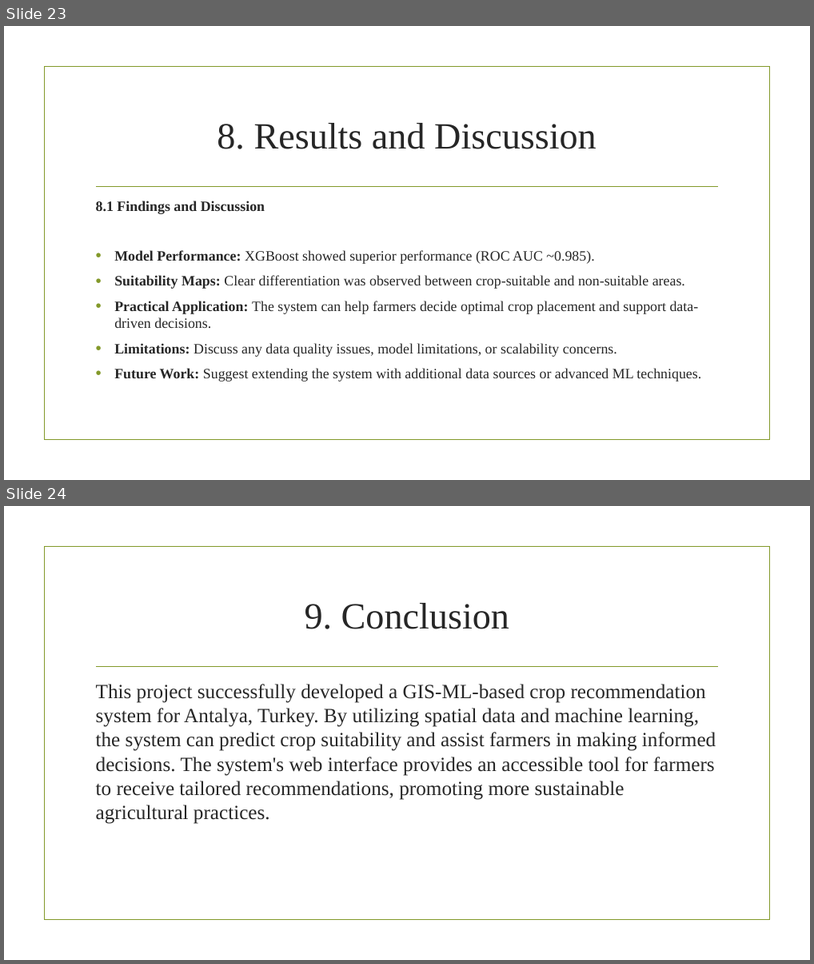
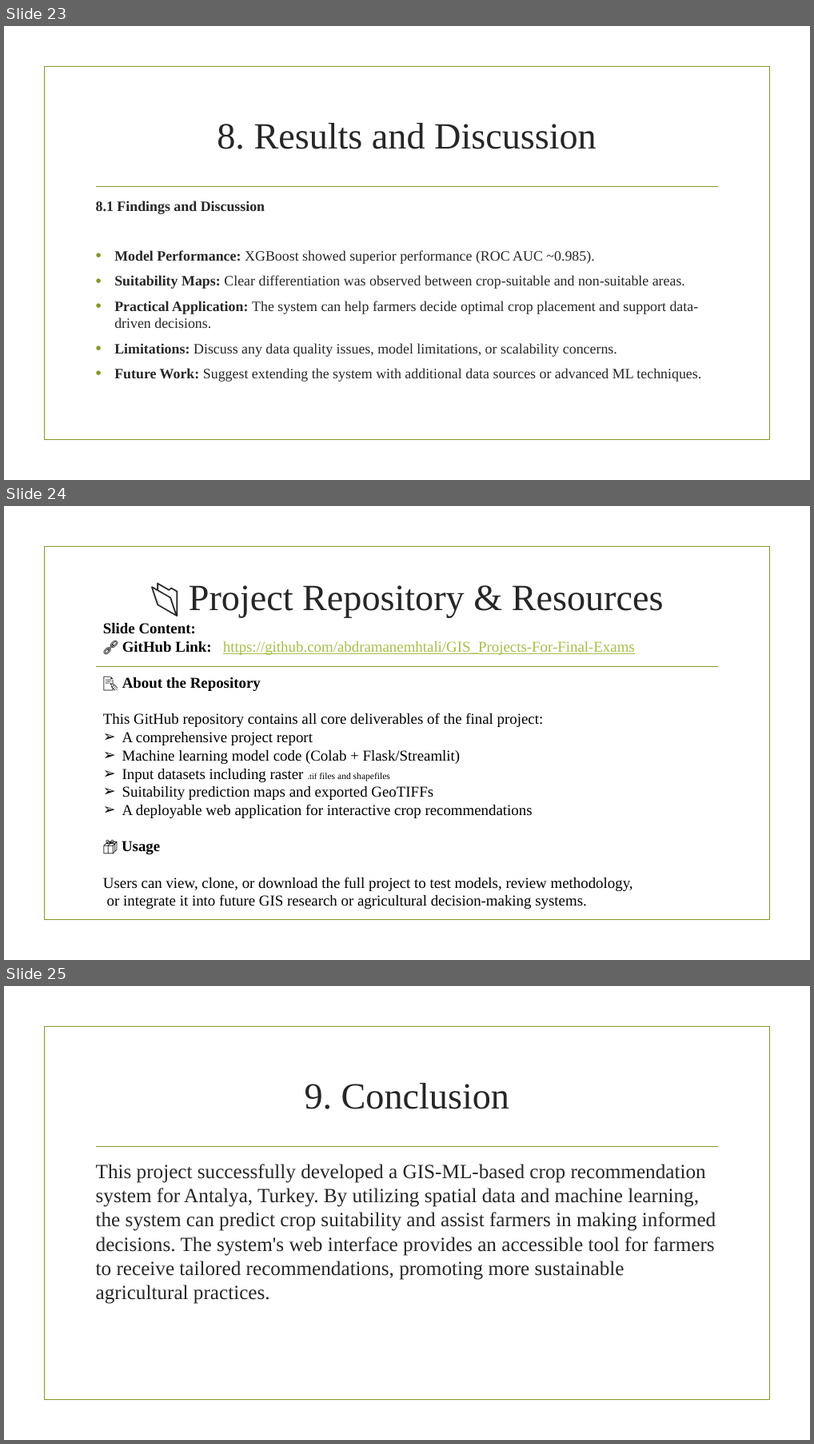
Before and after one commit to abdramanemhtali/GIS_Projects-For-Final-Exams, a slide deck: Projects For Final Exams/Final Project Report Advanced GIS-ML Based Crop Recommendation System for Sustainable.pptx. Shown one above the other, each under a label of ours: slides 23 and 24 before the commit, slides 23, 24 and 25 after it. The pictures are 814x964 and 814x1444 pixels, drawn with LibreOffice and Linux fonts; fonts in the diff are those of the drawing; background and template pictures are left out. Boxes give left, top, right and bottom in pixels: in the first picture for what was removed or moved away, otherwise in the second. Text is boxed around its words. In the diff, an @@ line names an element or a change of style, - is before the commit and + after.

Commit message:
Add final project PowerPoint presentation

```diff
--- a/Projects For Final Exams/Final Project Report Advanced GIS-ML Based Crop Recommendation System for Sustainable.pptx
+++ b/Projects For Final Exams/Final Project Report Advanced GIS-ML Based Crop Recommendation System for Sustainable.pptx
@@ slide 24 added at box(4, 506, 810, 960), background picture (left out); not listed: 2 template elements that a slide beside it also shows @@
@@ title added at box(189, 585, 664, 617), 44 pt, text #262626 @@
+📂 Project Repository & Resources
@@ text added at box(103, 623, 635, 908), 18 pt, text #000000 @@
+Slide Content:
+🔗 GitHub Link: https://github.com/abdramanemhtali/GIS_Projects-For-Final-Exams
+📝 About the Repository
+This GitHub repository contains all core deliverables of the final project:
+➢ A comprehensive project report
+➢ Machine learning model code (Colab + Flask/Streamlit)
+➢ Input datasets including raster .tif files and shapefiles
+➢ Suitability prediction maps and exported GeoTIFFs
+➢ A deployable web application for interactive crop recommendations
+📦 Usage
+Users can view, clone, or download the full project to test models, review methodology,
+or integrate it into future GIS research or agricultural decision-making systems.
@@ what was slide 24 is now slide 25 @@
```
Also in this commit, not shown: 6 other slides added.
